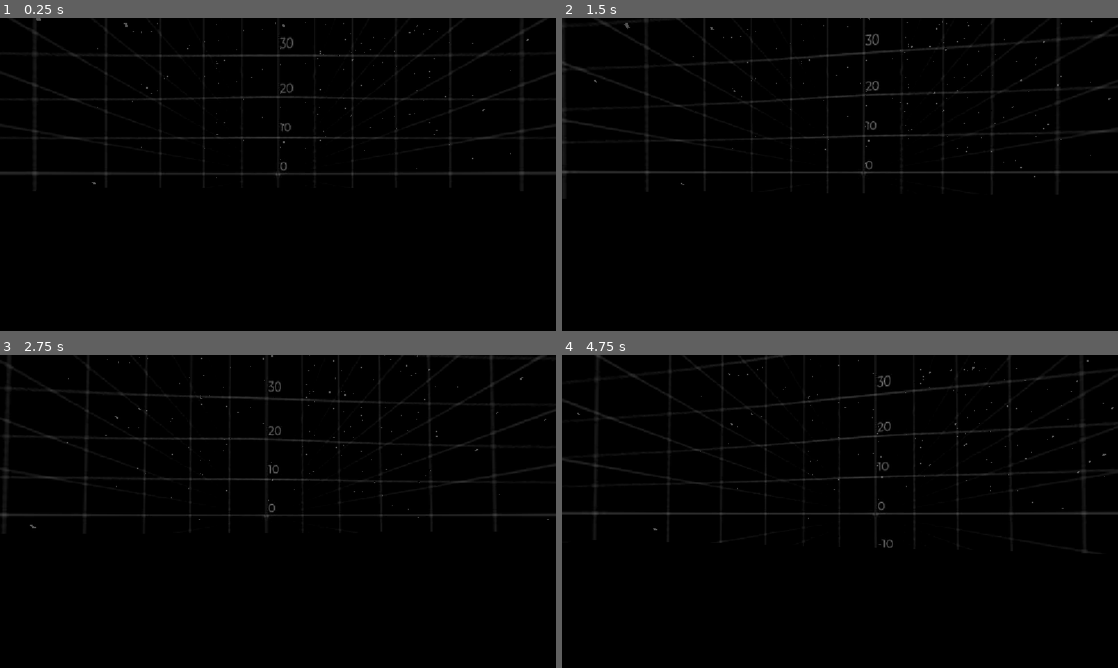
Above: before the commit, frames 1-4 (two rows, left to right).
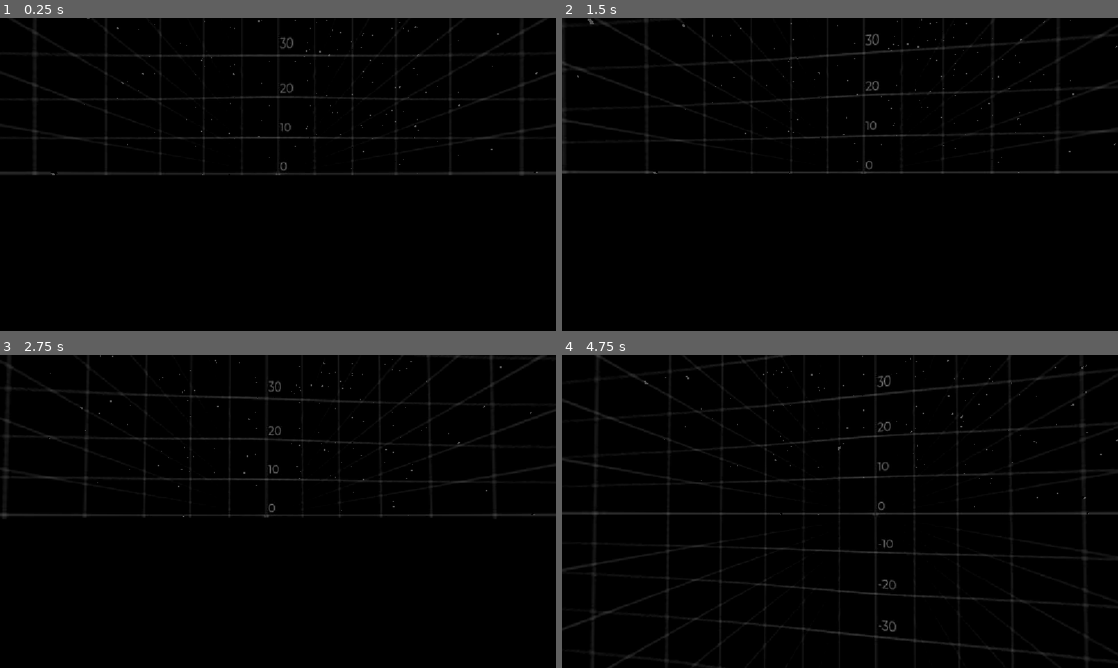
Above: after the commit, the same moments.

Repository: ReaTheArchmage/Solomon-Dark-Galaxy
Game: Godot game, scene res://scenes/raycast_test.tscn
The game is run twice, just before and just after one commit, with the same random seed, the same clock (stepped at 60 frames per second) and the same inputs. Before the commit the project starts from res://scenes/main.tscn.
Inputs (mouse positions are in pixels of both pictures, inside the frame that each line leads up to):
- Up to frame 1 (0.25 s): no input
- Up to frame 2 (1.5 s): tap Enter (ui_accept) at 0.5, 0.77 s; move the mouse to (867, 174) at 0.52 s; hold Ctrl (ship_boost, bound only after the commit) 0.53-1.28 s; hold W (ship_forward) from 0.53 s (still down); move the mouse to (812, 174) at 1.27 s; tap Ctrl (ship_boost, bound only after the commit) at 1.35 s
- Up to frame 3 (2.75 s): keep holding W (ship_forward); tap Enter (ui_accept) at 1.52 s; move the mouse to (289, 505) at 2.02 s; hold Ctrl (ship_boost, bound only after the commit) from 2.03 s (still down)
- Up to frame 4 (4.75 s): keep holding W (ship_forward); move the mouse to (834, 517) at 2.77 s; release Ctrl (ship_boost, bound only after the commit) at 2.78 s; tap Ctrl (ship_boost, bound only after the commit) at 2.85, 4.35 s; tap Enter (ui_accept) at 3.02, 3.77, 4.52 s; move the mouse to (878, 514) at 3.52 s; hold Ctrl (ship_boost, bound only after the commit) 3.53-4.28 s; move the mouse to (795, 508) at 4.27 s

The runs differ from the first frame. In frame 1, 0.2% of the frame differs, in the area x 6-97%, y 0-55%; in frame 2, 0.2%; in frame 3, 0.2%; in frame 4, 1.6%, in the area x 0-100%, y 0-100%.

Commit message:
[PRG][Charaters] Add acceleration and boost to spaceship. Render move_vehicle() an abstract function.

Diff:
--- a/assets/resources/scripts/vehicle_data.gd
+++ b/assets/resources/scripts/vehicle_data.gd
@@ -1,5 +1,7 @@
 class_name VehicleData extends Resource
 
+@export var max_acceleration: float = 5.0
+@export var max_accel_bonus: float = 6.0
 @export var mouse_sensitivity: float = 0.002
 @export var inertia: float = 0.001
 @export var speed = 6.0
--- /dev/null
+++ b/assets/scene_nodes/test_props/big_asteroid_field_test.tscn
@@ -0,0 +1,130 @@
+[gd_scene format=3 uid="uid://ch7acuxosvl0y"]
+
+[ext_resource type="PackedScene" uid="uid://dyk1ooxt0iwm0" path="res://assets/scene_nodes/test_props/asteroid_field_test.tscn" id="1_i76v5"]
+
+[sub_resource type="GDScript" id="GDScript_jyhfs"]
+script/source = "extends Node3D
+
+"
+
+[node name="BigAsteroidFieldTest" type="Node3D" unique_id=655622012]
+
+[node name="AsteroidFieldTest" parent="." unique_id=1841298923 instance=ExtResource("1_i76v5")]
+transform = Transform3D(1, 0, 0, 0, 1, 0, 0, 0, 1, 1.7402191, 56.82022, -251.47218)
+script = SubResource("GDScript_jyhfs")
+
+[node name="AsteroidFieldTest2" parent="." unique_id=402681444 instance=ExtResource("1_i76v5")]
+transform = Transform3D(1, 0, 0, 0, 1, 0, 0, 0, 1, 80.973755, 25.368656, -249.95947)
+script = SubResource("GDScript_jyhfs")
+
+[node name="AsteroidFieldTest3" parent="." unique_id=358601306 instance=ExtResource("1_i76v5")]
+transform = Transform3D(1, 0, 0, 0, 1, 0, 0, 0, 1, 1.7402191, 56.82022, 5.152298)
+script = SubResource("GDScript_jyhfs")
+
+[node name="AsteroidFieldTest4" parent="." unique_id=1260925571 instance=ExtResource("1_i76v5")]
+transform = Transform3D(1, 0, 0, 0, 1, 0, 0, 0, 1, 80.973755, 25.368656, 6.6650085)
+script = SubResource("GDScript_jyhfs")
+
+[node name="AsteroidFieldTest5" parent="." unique_id=857065206 instance=ExtResource("1_i76v5")]
+transform = Transform3D(1, 0, 0, 0, 1, 0, 0, 0, 1, 1.7402191, 56.82022, 323.44788)
+script = SubResource("GDScript_jyhfs")
+
+[node name="AsteroidFieldTest6" parent="." unique_id=749107749 instance=ExtResource("1_i76v5")]
+transform = Transform3D(1, 0, 0, 0, 1, 0, 0, 0, 1, 80.973755, 25.368656, 324.96057)
+script = SubResource("GDScript_jyhfs")
+
+[node name="AsteroidFieldTest7" parent="." unique_id=1301906249 instance=ExtResource("1_i76v5")]
+transform = Transform3D(1, 0, 0, 0, 1, 0, 0, 0, 1, 1.7402191, 122.87523, -251.47218)
+script = SubResource("GDScript_jyhfs")
+
+[node name="AsteroidFieldTest8" parent="." unique_id=358049029 instance=ExtResource("1_i76v5")]
+transform = Transform3D(1, 0, 0, 0, 1, 0, 0, 0, 1, 80.973755, 91.42366, -249.95947)
+script = SubResource("GDScript_jyhfs")
+
+[node name="AsteroidFieldTest9" parent="." unique_id=1199860675 instance=ExtResource("1_i76v5")]
+transform = Transform3D(1, 0, 0, 0, 1, 0, 0, 0, 1, 1.7402191, 122.87523, 5.152298)
+script = SubResource("GDScript_jyhfs")
+
+[node name="AsteroidFieldTest10" parent="." unique_id=969414727 instance=ExtResource("1_i76v5")]
+transform = Transform3D(1, 0, 0, 0, 1, 0, 0, 0, 1, 80.973755, 91.42366, 6.6650085)
+script = SubResource("GDScript_jyhfs")
+
+[node name="AsteroidFieldTest11" parent="." unique_id=512057827 instance=ExtResource("1_i76v5")]
+transform = Transform3D(1, 0, 0, 0, 1, 0, 0, 0, 1, 1.7402191, 122.87523, 323.44788)
+script = SubResource("GDScript_jyhfs")
+
+[node name="AsteroidFieldTest12" parent="." unique_id=2126204644 instance=ExtResource("1_i76v5")]
+transform = Transform3D(1, 0, 0, 0, 1, 0, 0, 0, 1, 80.973755, 91.42366, 324.96057)
+script = SubResource("GDScript_jyhfs")
+
+[node name="AsteroidFieldTest13" parent="." unique_id=2057148571 instance=ExtResource("1_i76v5")]
+transform = Transform3D(1, 0, 0, 0, 1, 0, 0, 0, 1, 1.7402191, 177.87523, -251.47218)
+script = SubResource("GDScript_jyhfs")
+
+[node name="AsteroidFieldTest14" parent="." unique_id=617037988 instance=ExtResource("1_i76v5")]
+transform = Transform3D(1, 0, 0, 0, 1, 0, 0, 0, 1, 80.973755, 146.42366, -249.95947)
+script = SubResource("GDScript_jyhfs")
+
+[node name="AsteroidFieldTest15" parent="." unique_id=667821444 instance=ExtResource("1_i76v5")]
+transform = Transform3D(1, 0, 0, 0, 1, 0, 0, 0, 1, 1.7402191, 177.87523, 5.152298)
+script = SubResource("GDScript_jyhfs")
+
+[node name="AsteroidFieldTest16" parent="." unique_id=416975666 instance=ExtResource("1_i76v5")]
+transform = Transform3D(1, 0, 0, 0, 1, 0, 0, 0, 1, 80.973755, 146.42366, 6.6650085)
+script = SubResource("GDScript_jyhfs")
+
+[node name="AsteroidFieldTest17" parent="." unique_id=903978068 instance=ExtResource("1_i76v5")]
+transform = Transform3D(1, 0, 0, 0, 1, 0, 0, 0, 1, 1.7402191, 177.87523, 323.44788)
+script = SubResource("GDScript_jyhfs")
+
+[node name="AsteroidFieldTest18" parent="." unique_id=1817368038 instance=ExtResource("1_i76v5")]
+transform = Transform3D(1, 0, 0, 0, 1, 0, 0, 0, 1, 80.973755, 146.42366, 324.96057)
+script = SubResource("GDScript_jyhfs")
+
+[node name="AsteroidFieldTest19" parent="." unique_id=91677303 instance=ExtResource("1_i76v5")]
+transform = Transform3D(1, 0, 0, 0, 1, 0, 0, 0, 1, 1.7402191, 236.35707, -251.47218)
+script = SubResource("GDScript_jyhfs")
+
+[node name="AsteroidFieldTest20" parent="." unique_id=1358038432 instance=ExtResource("1_i76v5")]
+transform = Transform3D(1, 0, 0, 0, 1, 0, 0, 0, 1, 80.973755, 204.9055, -249.95947)
+script = SubResource("GDScript_jyhfs")
+
+[node name="AsteroidFieldTest21" parent="." unique_id=1062740492 instance=ExtResource("1_i76v5")]
+transform = Transform3D(1, 0, 0, 0, 1, 0, 0, 0, 1, 1.7402191, 236.35707, 5.152298)
+script = SubResource("GDScript_jyhfs")
+
+[node name="AsteroidFieldTest22" parent="." unique_id=1769574073 instance=ExtResource("1_i76v5")]
+transform = Transform3D(1, 0, 0, 0, 1, 0, 0, 0, 1, 80.973755, 204.9055, 6.6650085)
+script = SubResource("GDScript_jyhfs")
+
+[node name="AsteroidFieldTest23" parent="." unique_id=1480127099 instance=ExtResource("1_i76v5")]
+transform = Transform3D(1, 0, 0, 0, 1, 0, 0, 0, 1, 1.7402191, 236.35707, 323.44788)
+script = SubResource("GDScript_jyhfs")
+
+[node name="AsteroidFieldTest24" parent="." unique_id=545099196 instance=ExtResource("1_i76v5")]
+transform = Transform3D(1, 0, 0, 0, 1, 0, 0, 0, 1, 80.973755, 204.9055, 324.96057)
+script = SubResource("GDScript_jyhfs")
+
+[node name="AsteroidFieldTest25" parent="." unique_id=1763981736 instance=ExtResource("1_i76v5")]
+transform = Transform3D(1, 0, 0, 0, 1, 0, 0, 0, 1, 1.7402191, 297.15863, -251.47218)
+script = SubResource("GDScript_jyhfs")
+
+[node name="AsteroidFieldTest26" parent="." unique_id=963360251 instance=ExtResource("1_i76v5")]
+transform = Transform3D(1, 0, 0, 0, 1, 0, 0, 0, 1, 80.973755, 265.7071, -249.95947)
+script = SubResource("GDScript_jyhfs")
+
+[node name="AsteroidFieldTest27" parent="." unique_id=2034049811 instance=ExtResource("1_i76v5")]
+transform = Transform3D(1, 0, 0, 0, 1, 0, 0, 0, 1, 1.7402191, 297.15863, 5.152298)
+script = SubResource("GDScript_jyhfs")
+
+[node name="AsteroidFieldTest28" parent="." unique_id=805460713 instance=ExtResource("1_i76v5")]
+transform = Transform3D(1, 0, 0, 0, 1, 0, 0, 0, 1, 80.973755, 265.7071, 6.6650085)
+script = SubResource("GDScript_jyhfs")
+
+[node name="AsteroidFieldTest29" parent="." unique_id=1866180955 instance=ExtResource("1_i76v5")]
+transform = Transform3D(1, 0, 0, 0, 1, 0, 0, 0, 1, 1.7402191, 297.15863, 323.44788)
+script = SubResource("GDScript_jyhfs")
+
+[node name="AsteroidFieldTest30" parent="." unique_id=857105662 instance=ExtResource("1_i76v5")]
+transform = Transform3D(1, 0, 0, 0, 1, 0, 0, 0, 1, 80.973755, 265.7071, 324.96057)
+script = SubResource("GDScript_jyhfs")
--- a/assets/scripts/drone_character.gd
+++ b/assets/scripts/drone_character.gd
@@ -1,11 +1,27 @@
 class_name DroneMovement extends VehicleController
 
-func _init() -> void:
-	Input.mouse_mode = Input.MOUSE_MODE_CAPTURED
+var speed_multiplier: float = 1.0
 
 func _unhandled_input(event: InputEvent) -> void:
 	mouse_rotate_view(event)
 
 func _physics_process(_delta: float) -> void:
-	move_ship()
+	move_vehicle()
 	move_and_slide()
+
+func move_vehicle(acceleration = 1.0):
+	var input_dir := Input.get_vector(
+		"ship_left", "ship_right", "ship_forward", "ship_backward")
+	var i_thrust_dir := Input.get_axis("ship_thrusters_down", "ship_thrusters_up")
+
+	var tmp_dir:= Vector3(input_dir.x, i_thrust_dir, input_dir.y)
+	var direction := (transform.basis * tmp_dir).normalized()
+
+	if direction:
+		velocity.x = direction.x * (data.speed * (speed_multiplier * acceleration))
+		velocity.y = direction.y * (data.speed * (speed_multiplier * acceleration))
+		velocity.z = direction.z * (data.speed * (speed_multiplier * acceleration))
+	else:
+		velocity.x = move_toward(velocity.x, 0, (data.speed * data.inertia))
+		velocity.y = move_toward(velocity.y, 0, (data.speed * data.inertia))
+		velocity.z = move_toward(velocity.z, 0, (data.speed * data.inertia))
--- a/assets/scripts/spaceship_character.gd
+++ b/assets/scripts/spaceship_character.gd
@@ -1,22 +1,48 @@
 class_name SpaceShipCharacter extends VehicleController
 
-func _init() -> void:
-	Input.mouse_mode = Input.MOUSE_MODE_CAPTURED
+var spaceship_acceleration: float = 0.0
+var acceleration_bonus: float = 0.0
+var speed_multiplier: float = 1.0
 
-func _unhandled_input(event: InputEvent) -> void:
-	mouse_rotate_view(event)
+func _process(delta: float) -> void:
+	accelerate(delta, data.max_acceleration + acceleration_bonus)
+	boost(Input.is_action_pressed("ship_boost"), data.max_accel_bonus)
+	print(spaceship_acceleration)
 
 func _physics_process(_delta: float) -> void:
-	print(speed_multiplier)
-	accelerate(_delta, max_accel)
-	move_ship(acceleration)
+	move_vehicle()
 	move_and_slide()
 
-var acceleration: float = 0.0
-var max_accel: float = 5.0
+
+func move_vehicle(acceleration = spaceship_acceleration):
+	var input_dir := Input.get_vector(
+		"ship_left", "ship_right", "ship_forward", "ship_backward")
+	var i_thrust_dir := Input.get_axis("ship_thrusters_down", "ship_thrusters_up")
+
+	var tmp_dir:= Vector3(0.0, i_thrust_dir, input_dir.y if input_dir.y == -1.0 else -1.0)
+	var direction := (transform.basis * tmp_dir).normalized()
+
+	if direction:
+		velocity.x = direction.x * (data.speed * (speed_multiplier * acceleration))
+		velocity.y = direction.y * (data.speed * (speed_multiplier * acceleration))
+		velocity.z = direction.z * (data.speed * (speed_multiplier * acceleration))
+	else:
+		velocity.x = move_toward(velocity.x, 0, (data.speed * data.inertia))
+		velocity.y = move_toward(velocity.y, 0, (data.speed * data.inertia))
+		velocity.z = move_toward(velocity.z, 0, (data.speed * data.inertia))
+
 
 func accelerate(delta, max_acceleration):
-	if Input.is_action_pressed("ship_forward") and acceleration <= max_acceleration:
-		acceleration += delta
-	elif not Input.is_action_pressed("ship_forward") and acceleration >= 0.0:
-		acceleration -= delta
+	if Input.is_action_pressed(
+		"ship_forward") and spaceship_acceleration <= max_acceleration:
+		spaceship_acceleration += delta
+	elif not Input.is_action_pressed(
+		"ship_forward") and spaceship_acceleration >= 0.0:
+		spaceship_acceleration -= delta
+
+
+func boost(state: bool, bonus: float):
+	if state:
+		acceleration_bonus = bonus
+	else:
+		acceleration_bonus = 0.0
--- a/assets/scripts/vehicle_controller.gd
+++ b/assets/scripts/vehicle_controller.gd
@@ -1,25 +1,14 @@
-class_name VehicleController extends CharacterBody3D
+@abstract class_name VehicleController extends CharacterBody3D
+@abstract func move_vehicle(acceleration: float = 1.0)
+
 @export var data: VehicleData
-var speed_multiplier: float = 1.0
 var mouse_delta: Vector2
 
-func move_ship(accel: float = 1.0):
-	var input_dir := Input.get_vector(
-		"ship_left", "ship_right", "ship_forward", "ship_backward")
-	var i_thrust_dir := Input.get_axis("ship_thrusters_down", "ship_thrusters_up")
+func _init() -> void:
+	Input.mouse_mode = Input.MOUSE_MODE_CAPTURED
 
-	var tmp_dir:= Vector3(input_dir.x, i_thrust_dir, input_dir.y)
-	var direction := (transform.basis * tmp_dir).normalized()
-
-	if direction:
-		velocity.x = direction.x * (data.speed * speed_multiplier * accel)
-		velocity.y = direction.y * (data.speed * speed_multiplier * accel)
-		velocity.z = direction.z * (data.speed * speed_multiplier * accel)
-	else:
-		velocity.x = move_toward(velocity.x, 0, (data.speed * speed_multiplier))
-		velocity.y = move_toward(velocity.y, 0, (data.speed * speed_multiplier))
-		velocity.z = move_toward(velocity.z, 0, (data.speed * speed_multiplier))
-
+func _unhandled_input(event: InputEvent) -> void:
+	mouse_rotate_view(event)
 
 func mouse_rotate_view(event: InputEvent) -> void:
 	if event is InputEventMouseMotion:
--- a/project.godot
+++ b/project.godot
@@ -11,7 +11,7 @@
 [application]
 
 config/name="Solomon Dark Galaxy"
-run/main_scene="res://scenes/main.tscn"
+run/main_scene="uid://y0mdq7dv40tn"
 config/features=PackedStringArray("4.8", "Forward Plus")
 config/icon="res://icon.svg"
 
@@ -148,6 +148,27 @@
 "script": null
 )]
 }
+ship_boost={
+"deadzone": 0.2,
+"events": [Object(InputEventKey,
+"resource_local_to_scene": false,
+"resource_name": "",
+"device": -1,
+"window_id": 0,
+"alt_pressed": false,
+"shift_pressed": false,
+"ctrl_pressed": false,
+"meta_pressed": false,
+"pressed": false,
+"keycode": 0,
+"physical_keycode": 4194326,
+"key_label": 0,
+"unicode": 0,
+"location": 0,
+"echo": false,
+"script": null
+)]
+}
 
 [input_devices]
 
--- a/scenes/raycast_test.tscn
+++ b/scenes/raycast_test.tscn
@@ -2,8 +2,9 @@
 
 [ext_resource type="Texture2D" uid="uid://brlnm7bivkpoi" path="res://assets/sky/testGrid.jpeg" id="1_qxke1"]
 [ext_resource type="PackedScene" uid="uid://k1qu6j1aeubi" path="res://assets/scene_nodes/test_props/test_ground.tscn" id="2_rgepg"]
-[ext_resource type="PackedScene" uid="uid://dyk1ooxt0iwm0" path="res://assets/scene_nodes/test_props/asteroid_field_test.tscn" id="3_j3lug"]
-[ext_resource type="PackedScene" uid="uid://xcqa8ve8fwmx" path="res://assets/scene_nodes/character_bodies/player_character.tscn" id="4_fpj03"]
+[ext_resource type="PackedScene" uid="uid://ch7acuxosvl0y" path="res://assets/scene_nodes/test_props/big_asteroid_field_test.tscn" id="3_qxke1"]
+[ext_resource type="PackedScene" uid="uid://dni5e2l1ee251" path="res://assets/scene_nodes/character_bodies/spaceship_character.tscn" id="4_qxke1"]
+[ext_resource type="Script" uid="uid://uw2rakvn124s" path="res://assets/resources/scripts/vehicle_data.gd" id="5_rgepg"]
 
 [sub_resource type="PanoramaSkyMaterial" id="PanoramaSkyMaterial_sugp2"]
 panorama = ExtResource("1_qxke1")
@@ -15,10 +16,10 @@
 background_mode = 2
 sky = SubResource("Sky_3ounf")
 
-[sub_resource type="GDScript" id="GDScript_jyhfs"]
-script/source = "extends Node3D
-
-"
+[sub_resource type="Resource" id="Resource_qxke1"]
+script = ExtResource("5_rgepg")
+inertia = 0.01
+metadata/_custom_type_script = "uid://uw2rakvn124s"
 
 [node name="Main" type="Node3D" unique_id=819268748]
 
@@ -31,127 +32,8 @@
 [node name="TestGround" parent="." unique_id=670716099 instance=ExtResource("2_rgepg")]
 transform = Transform3D(1, 0, 0, 0, 1, 0, 0, 0, 1, 0, -1.6097261, 0)
 
-[node name="Node3D" type="Node3D" parent="." unique_id=1073826921]
+[node name="BigAsteroidFieldTest" parent="." unique_id=655622012 instance=ExtResource("3_qxke1")]
 
-[node name="AsteroidFieldTest" parent="Node3D" unique_id=1841298923 instance=ExtResource("3_j3lug")]
-transform = Transform3D(1, 0, 0, 0, 1, 0, 0, 0, 1, 1.7402191, 56.82022, -251.47218)
-script = SubResource("GDScript_jyhfs")
-
-[node name="AsteroidFieldTest2" parent="Node3D" unique_id=997711996 instance=ExtResource("3_j3lug")]
-transform = Transform3D(1, 0, 0, 0, 1, 0, 0, 0, 1, 80.973755, 25.368656, -249.95947)
-script = SubResource("GDScript_jyhfs")
-
-[node name="AsteroidFieldTest3" parent="Node3D" unique_id=1391323172 instance=ExtResource("3_j3lug")]
-transform = Transform3D(1, 0, 0, 0, 1, 0, 0, 0, 1, 1.7402191, 56.82022, 5.152298)
-script = SubResource("GDScript_jyhfs")
-
-[node name="AsteroidFieldTest4" parent="Node3D" unique_id=1255465218 instance=ExtResource("3_j3lug")]
-transform = Transform3D(1, 0, 0, 0, 1, 0, 0, 0, 1, 80.973755, 25.368656, 6.6650085)
-script = SubResource("GDScript_jyhfs")
-
-[node name="AsteroidFieldTest5" parent="Node3D" unique_id=1417010904 instance=ExtResource("3_j3lug")]
-transform = Transform3D(1, 0, 0, 0, 1, 0, 0, 0, 1, 1.7402191, 56.82022, 323.44788)
-script = SubResource("GDScript_jyhfs")
-
-[node name="AsteroidFieldTest6" parent="Node3D" unique_id=482096435 instance=ExtResource("3_j3lug")]
-transform = Transform3D(1, 0, 0, 0, 1, 0, 0, 0, 1, 80.973755, 25.368656, 324.96057)
-script = SubResource("GDScript_jyhfs")
-
-[node name="AsteroidFieldTest7" parent="Node3D" unique_id=697962304 instance=ExtResource("3_j3lug")]
-transform = Transform3D(1, 0, 0, 0, 1, 0, 0, 0, 1, 1.7402191, 122.87523, -251.47218)
-script = SubResource("GDScript_jyhfs")
-
-[node name="AsteroidFieldTest8" parent="Node3D" unique_id=1472872470 instance=ExtResource("3_j3lug")]
-transform = Transform3D(1, 0, 0, 0, 1, 0, 0, 0, 1, 80.973755, 91.42366, -249.95947)
-script = SubResource("GDScript_jyhfs")
-
-[node name="AsteroidFieldTest9" parent="Node3D" unique_id=899075497 instance=ExtResource("3_j3lug")]
-transform = Transform3D(1, 0, 0, 0, 1, 0, 0, 0, 1, 1.7402191, 122.87523, 5.152298)
-script = SubResource("GDScript_jyhfs")
-
-[node name="AsteroidFieldTest10" parent="Node3D" unique_id=574860311 instance=ExtResource("3_j3lug")]
-transform = Transform3D(1, 0, 0, 0, 1, 0, 0, 0, 1, 80.973755, 91.42366, 6.6650085)
-script = SubResource("GDScript_jyhfs")
-
-[node name="AsteroidFieldTest11" parent="Node3D" unique_id=858932638 instance=ExtResource("3_j3lug")]
-transform = Transform3D(1, 0, 0, 0, 1, 0, 0, 0, 1, 1.7402191, 122.87523, 323.44788)
-script = SubResource("GDScript_jyhfs")
-
-[node name="AsteroidFieldTest12" parent="Node3D" unique_id=1639801843 instance=ExtResource("3_j3lug")]
-transform = Transform3D(1, 0, 0, 0, 1, 0, 0, 0, 1, 80.973755, 91.42366, 324.96057)
-script = SubResource("GDScript_jyhfs")
-
-[node name="AsteroidFieldTest13" parent="Node3D" unique_id=1876259080 instance=ExtResource("3_j3lug")]
-transform = Transform3D(1, 0, 0, 0, 1, 0, 0, 0, 1, 1.7402191, 177.87523, -251.47218)
-script = SubResource("GDScript_jyhfs")
-
-[node name="AsteroidFieldTest14" parent="Node3D" unique_id=749144967 instance=ExtResource("3_j3lug")]
-transform = Transform3D(1, 0, 0, 0, 1, 0, 0, 0, 1, 80.973755, 146.42366, -249.95947)
-script = SubResource("GDScript_jyhfs")
-
-[node name="AsteroidFieldTest15" parent="Node3D" unique_id=544504459 instance=ExtResource("3_j3lug")]
-transform = Transform3D(1, 0, 0, 0, 1, 0, 0, 0, 1, 1.7402191, 177.87523, 5.152298)
-script = SubResource("GDScript_jyhfs")
-
-[node name="AsteroidFieldTest16" parent="Node3D" unique_id=1367651787 instance=ExtResource("3_j3lug")]
-transform = Transform3D(1, 0, 0, 0, 1, 0, 0, 0, 1, 80.973755, 146.42366, 6.6650085)
-script = SubResource("GDScript_jyhfs")
-
-[node name="AsteroidFieldTest17" parent="Node3D" unique_id=1754149833 instance=ExtResource("3_j3lug")]
-transform = Transform3D(1, 0, 0, 0, 1, 0, 0, 0, 1, 1.7402191, 177.87523, 323.44788)
-script = SubResource("GDScript_jyhfs")
-
-[node name="AsteroidFieldTest18" parent="Node3D" unique_id=1995784481 instance=ExtResource("3_j3lug")]
-transform = Transform3D(1, 0, 0, 0, 1, 0, 0, 0, 1, 80.973755, 146.42366, 324.96057)
-script = SubResource("GDScript_jyhfs")
-
-[node name="AsteroidFieldTest19" parent="Node3D" unique_id=1891391207 instance=ExtResource("3_j3lug")]
-transform = Transform3D(1, 0, 0, 0, 1, 0, 0, 0, 1, 1.7402191, 236.35707, -251.47218)
-script = SubResource("GDScript_jyhfs")
-
-[node name="AsteroidFieldTest20" parent="Node3D" unique_id=357424399 instance=ExtResource("3_j3lug")]
-transform = Transform3D(1, 0, 0, 0, 1, 0, 0, 0, 1, 80.973755, 204.9055, -249.95947)
-script = SubResource("GDScript_jyhfs")
-
-[node name="AsteroidFieldTest21" parent="Node3D" unique_id=1142807616 instance=ExtResource("3_j3lug")]
-transform = Transform3D(1, 0, 0, 0, 1, 0, 0, 0, 1, 1.7402191, 236.35707, 5.152298)
-script = SubResource("GDScript_jyhfs")
-
-[node name="AsteroidFieldTest22" parent="Node3D" unique_id=785383498 instance=ExtResource("3_j3lug")]
-transform = Transform3D(1, 0, 0, 0, 1, 0, 0, 0, 1, 80.973755, 204.9055, 6.6650085)
-script = SubResource("GDScript_jyhfs")
-
-[node name="AsteroidFieldTest23" parent="Node3D" unique_id=1939701644 instance=ExtResource("3_j3lug")]
-transform = Transform3D(1, 0, 0, 0, 1, 0, 0, 0, 1, 1.7402191, 236.35707, 323.44788)
-script = SubResource("GDScript_jyhfs")
-
-[node name="AsteroidFieldTest24" parent="Node3D" unique_id=451574913 instance=ExtResource("3_j3lug")]
-transform = Transform3D(1, 0, 0, 0, 1, 0, 0, 0, 1, 80.973755, 204.9055, 324.96057)
-script = SubResource("GDScript_jyhfs")
-
-[node name="AsteroidFieldTest25" parent="Node3D" unique_id=1642956591 instance=ExtResource("3_j3lug")]
-transform = Transform3D(1, 0, 0, 0, 1, 0, 0, 0, 1, 1.7402191, 297.15863, -251.47218)
-script = SubResource("GDScript_jyhfs")
-
-[node name="AsteroidFieldTest26" parent="Node3D" unique_id=1353212728 instance=ExtResource("3_j3lug")]
-transform = Transform3D(1, 0, 0, 0, 1, 0, 0, 0, 1, 80.973755, 265.7071, -249.95947)
-script = SubResource("GDScript_jyhfs")
-
-[node name="AsteroidFieldTest27" parent="Node3D" unique_id=75076926 instance=ExtResource("3_j3lug")]
-transform = Transform3D(1, 0, 0, 0, 1, 0, 0, 0, 1, 1.7402191, 297.15863, 5.152298)
-script = SubResource("GDScript_jyhfs")
-
-[node name="AsteroidFieldTest28" parent="Node3D" unique_id=1572667754 instance=ExtResource("3_j3lug")]
-transform = Transform3D(1, 0, 0, 0, 1, 0, 0, 0, 1, 80.973755, 265.7071, 6.6650085)
-script = SubResource("GDScript_jyhfs")
-
-[node name="AsteroidFieldTest29" parent="Node3D" unique_id=1236470147 instance=ExtResource("3_j3lug")]
-transform = Transform3D(1, 0, 0, 0, 1, 0, 0, 0, 1, 1.7402191, 297.15863, 323.44788)
-script = SubResource("GDScript_jyhfs")
-
-[node name="AsteroidFieldTest30" parent="Node3D" unique_id=1366443938 instance=ExtResource("3_j3lug")]
-transform = Transform3D(1, 0, 0, 0, 1, 0, 0, 0, 1, 80.973755, 265.7071, 324.96057)
-script = SubResource("GDScript_jyhfs")
-
-[node name="PlayerCharacter" parent="." unique_id=1081747738 instance=ExtResource("4_fpj03")]
-transform = Transform3D(1, 0, 0, 0, 1, 0, 0, 0, 1, 0, 0.755, 0)
+[node name="SpaceshipCharacter" parent="." unique_id=1659730053 instance=ExtResource("4_qxke1")]
+transform = Transform3D(1, 0, 0, 0, 1, 0, 0, 0, 1, 14.498997, -1.109726, 0.25204468)
+data = SubResource("Resource_qxke1")
